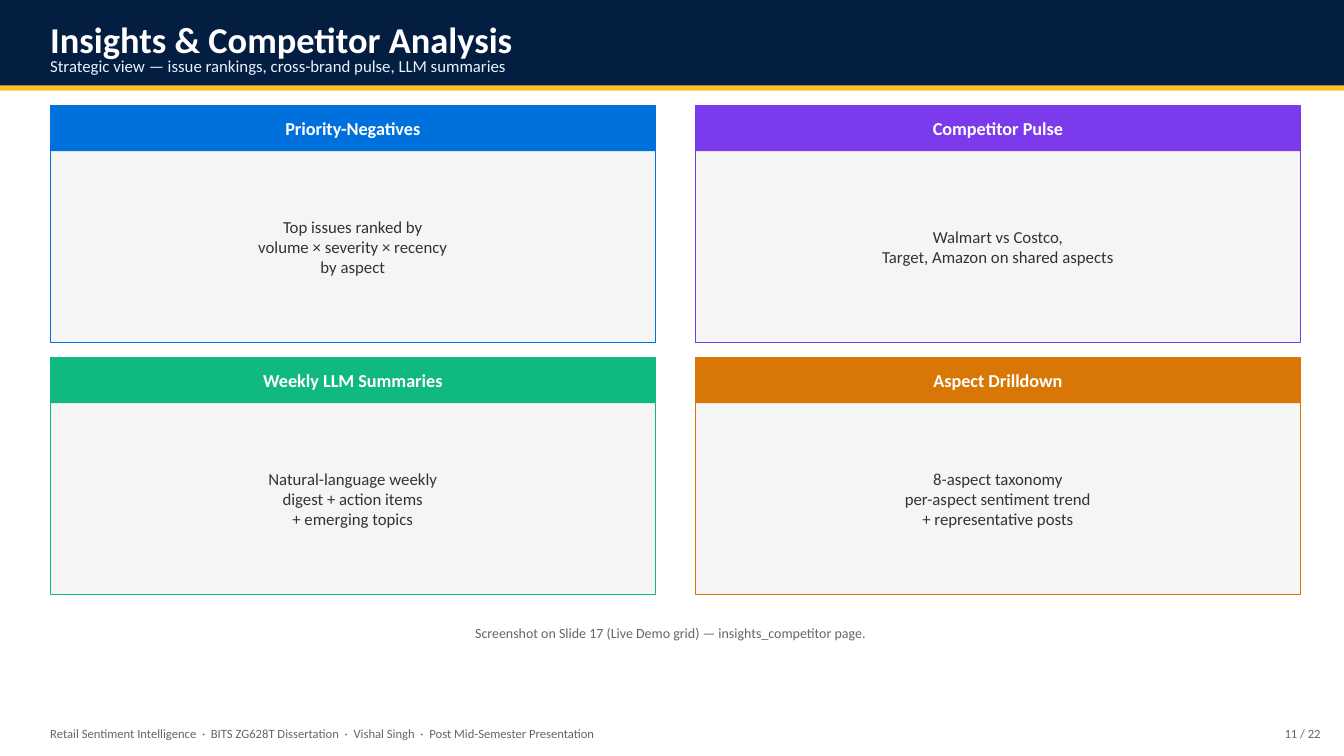
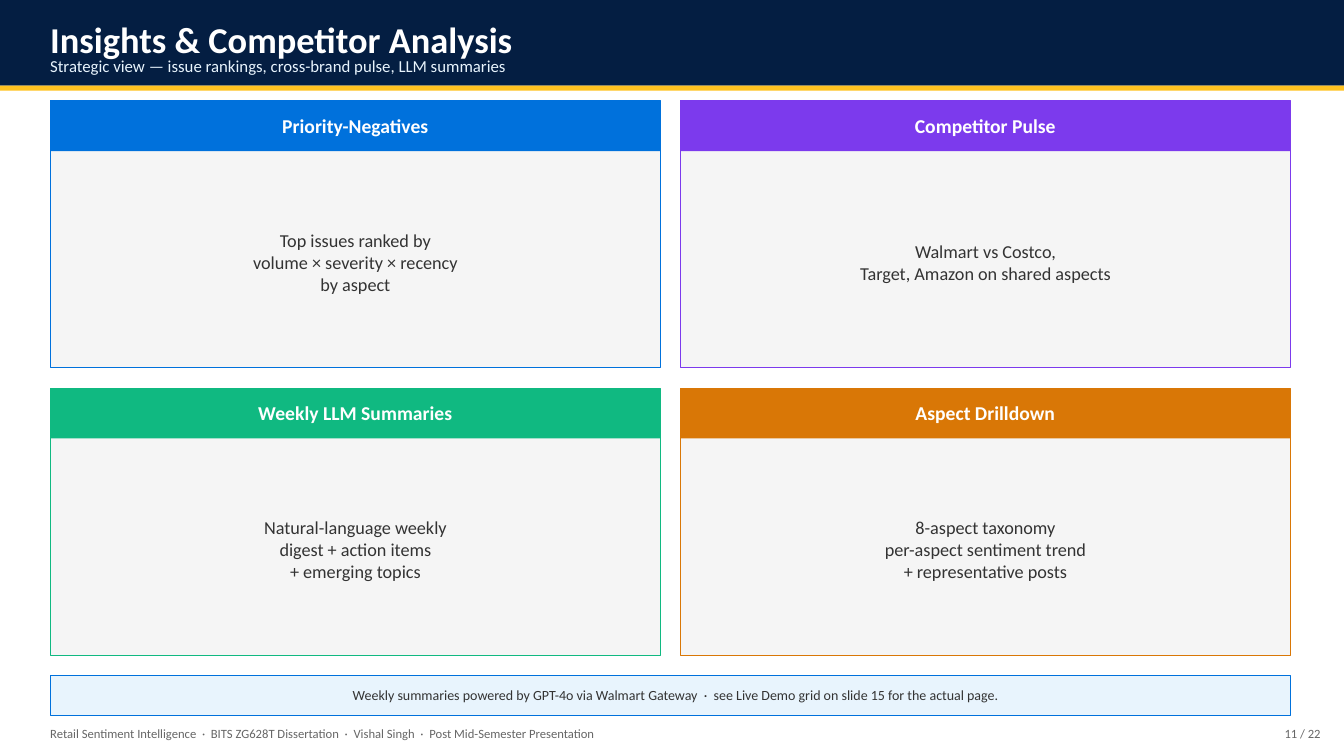
Before and after one commit to vishalvishal099/Retail-Sentiment-Intelligence, a slide deck: slide 11 of docs/Sem_4/FINAL_PRESENTATION_VishalSingh_2020AA05641.pptx. Drawn at 1344x756 pixels with LibreOffice and Linux fonts; fonts in the diff are those of the drawing. Boxes give left, top, right and bottom in pixels: in the first picture for what was removed or moved away, otherwise in the second. Text is boxed around its words. In the diff, an @@ line names an element or a change of style, - is before the commit and + after.

```diff
--- a/docs/Sem_4/FINAL_PRESENTATION_VishalSingh_2020AA05641.pptx
+++ b/docs/Sem_4/FINAL_PRESENTATION_VishalSingh_2020AA05641.pptx
@@ rectangle: place and size @@
-rectangle at [50, 106, 655, 151]
+rectangle at [50, 101, 660, 151]
@@ rectangle: place and size @@
-rectangle at [50, 106, 655, 343]
+rectangle at [50, 101, 660, 368]
@@ text "Competitor Pulse": place and size @@
-text "Competitor Pulse" at [933, 122, 1063, 138]
+text "Competitor Pulse" at [915, 119, 1055, 136]
@@ rectangle: place and size @@
-rectangle at [696, 106, 1301, 151]
+rectangle at [681, 101, 1291, 151]
@@ rectangle: place and size @@
-rectangle at [696, 106, 1301, 343]
+rectangle at [681, 101, 1291, 368]
@@ text "Walmart vs Costco,": place and size @@
-text "Walmart vs Costco," at [882, 231, 1113, 266]
+text "Walmart vs Costco," at [860, 245, 1110, 283]
@@ rectangle: place and size @@
-rectangle at [50, 358, 655, 403]
+rectangle at [50, 388, 660, 439]
@@ rectangle: place and size @@
-rectangle at [50, 358, 655, 595]
+rectangle at [50, 388, 660, 655]
@@ rectangle: place and size @@
-rectangle at [696, 358, 1301, 403]
+rectangle at [681, 388, 1291, 439]
@@ rectangle: place and size @@
-rectangle at [696, 358, 1301, 595]
+rectangle at [681, 388, 1291, 655]
@@ text "Weekly LLM Summaries": place and size @@
-text "Weekly LLM Summaries" at [263, 374, 442, 390]
+text "Weekly LLM Summaries" at [258, 406, 452, 423]
@@ size 13 to 14 pt in 4 elements at [282, 119, 428, 137], [915, 119, 1055, 136], [258, 406, 452, 423], [915, 406, 1055, 423] @@
@@ text "Aspect Drilldown": place and size @@
-text "Aspect Drilldown" at [933, 374, 1062, 390]
+text "Aspect Drilldown" at [915, 406, 1055, 423]
@@ text "Natural-language weekly": place and size @@
-text "Natural-language weekly" at [268, 473, 437, 528]
+text "Natural-language weekly" at [264, 521, 447, 581]
@@ size 12 to 13 pt in 4 elements at [253, 234, 457, 294], [860, 245, 1110, 283], [264, 521, 447, 581], [885, 521, 1086, 581] @@
@@ text "8-aspect taxonomy": place and size @@
-text "8-aspect taxonomy" at [905, 473, 1090, 528]
+text "8-aspect taxonomy" at [885, 521, 1086, 581]
@@ text removed at [475, 628, 866, 641] @@
-Screenshot on Slide 17 (Live Demo grid) — insights_competitor page.
@@ rectangle added at [50, 676, 1291, 716], fill #E8F4FD, outline #0071DC 0.75 pt @@
@@ text added at [353, 690, 998, 703], 10 pt, text #333333 @@
+Weekly summaries powered by GPT-4o via Walmart Gateway · see Live Demo grid on slide 15 for the actual page.
```
Also in this commit, not shown: 15 other slides changed, 2 other files.
